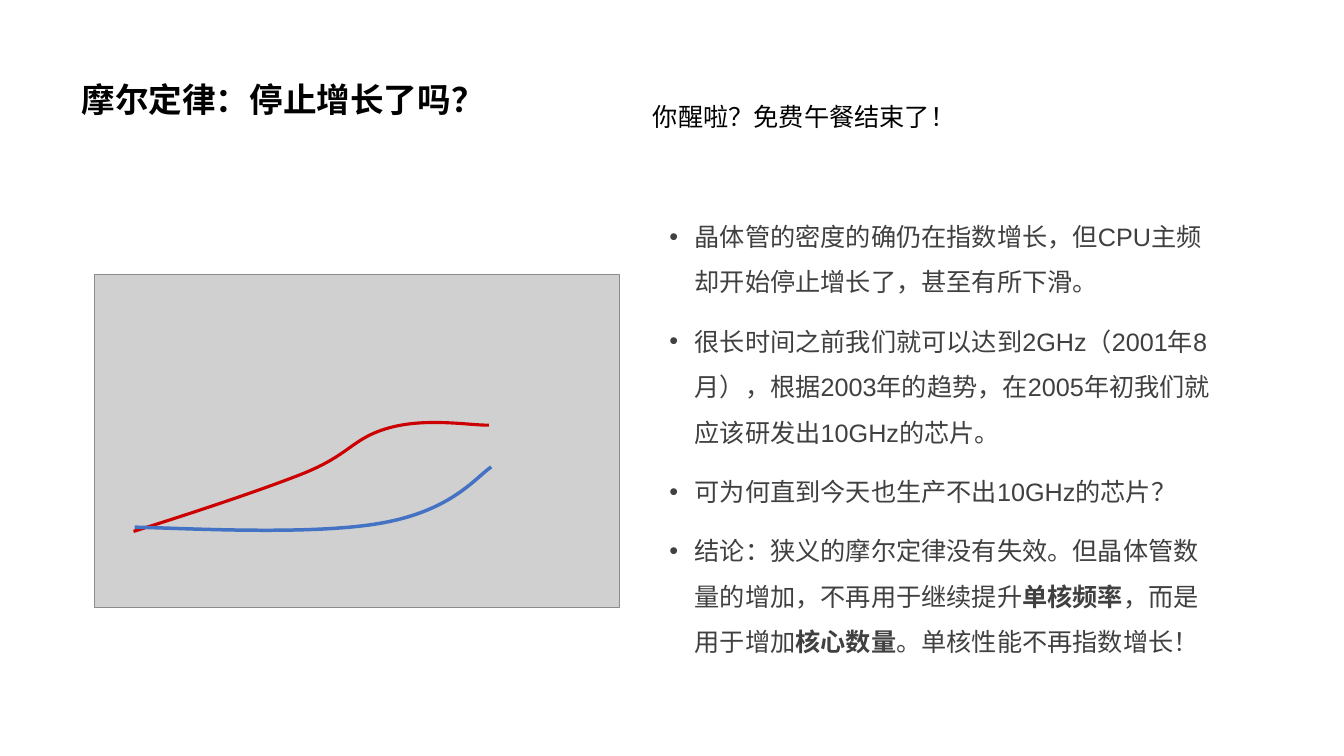
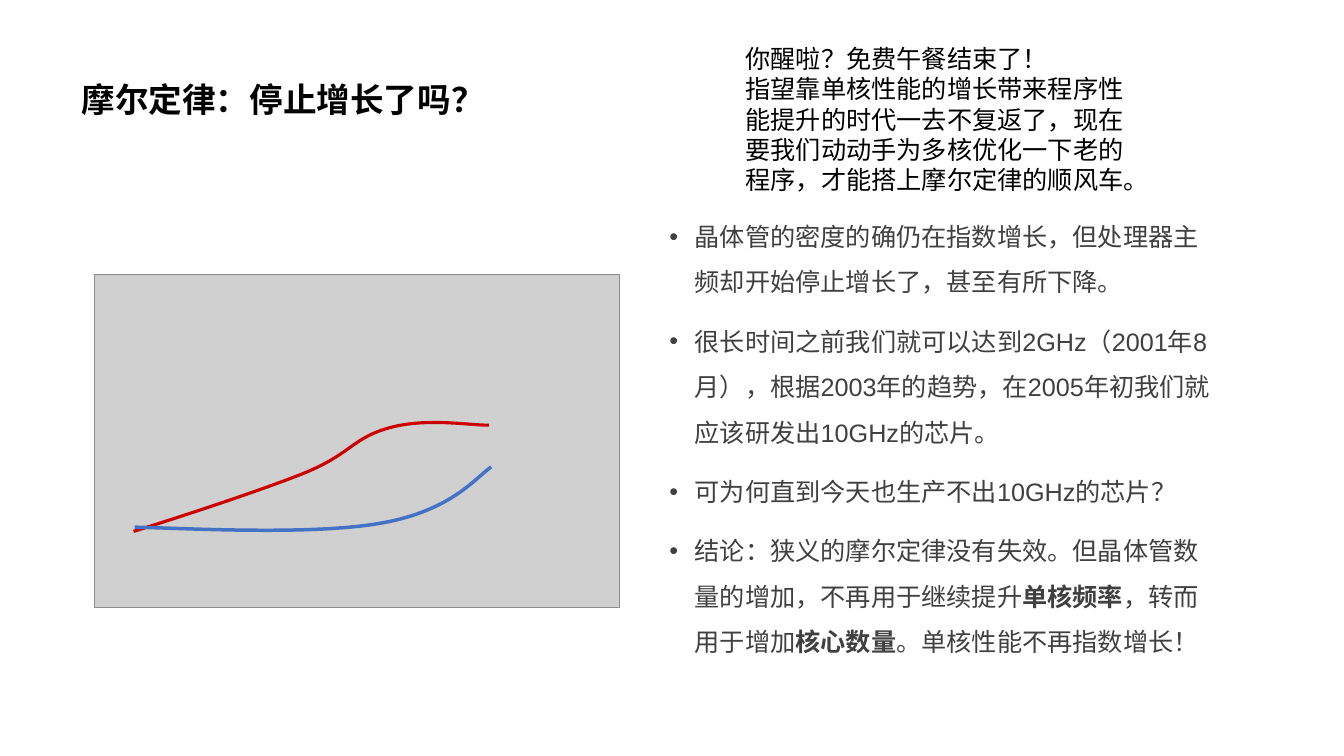
Before and after one commit to parallel101/course, a slide deck: slide 2 of 05/slides.pptx. Drawn at 1344x756 pixels with LibreOffice and Linux fonts; fonts in the diff are those of the drawing; grey boxes stand for pictures. Boxes give left, top, right and bottom in pixels: in the first picture for what was removed or moved away, otherwise in the second. Text is boxed around its words. In the diff, an @@ line names an element or a change of style, - is before the commit and + after.

```diff
--- a/05/slides.pptx
+++ b/05/slides.pptx
@@ text "你醒啦？免费午餐结束了！" moved from (x1=653, y1=104, x2=955, y2=128) to (x1=745, y1=46, x2=1148, y2=192) @@
@@ text at (x1=745, y1=76, x2=1148, y2=192): paragraph added @@
+指望靠单核性能的增长带来程序性能提升的时代一去不复返了，现在要我们动动手为多核优化一下老的程序，才能搭上摩尔定律的顺风车。
@@ text at (x1=695, y1=224, x2=1199, y2=294): text changed @@
-• 晶体管的密度的确仍在指数增长，但CPU主频却开始停止增长了，甚至有所下滑。
+• 晶体管的密度的确仍在指数增长，但处理器主频却开始停止增长了，甚至有所下降。
@@ text at (x1=695, y1=538, x2=1199, y2=654): text changed @@
-• 结论：狭义的摩尔定律没有失效。但晶体管数量的增加，不再用于继续提升单核频率，而是用于增加核心数量。单核性能不再指数增长！
+• 结论：狭义的摩尔定律没有失效。但晶体管数量的增加，不再用于继续提升单核频率，转而用于增加核心数量。单核性能不再指数增长！
```
Also in this commit, not shown: 3 other slides changed, 10 slides added, 15 other files.
